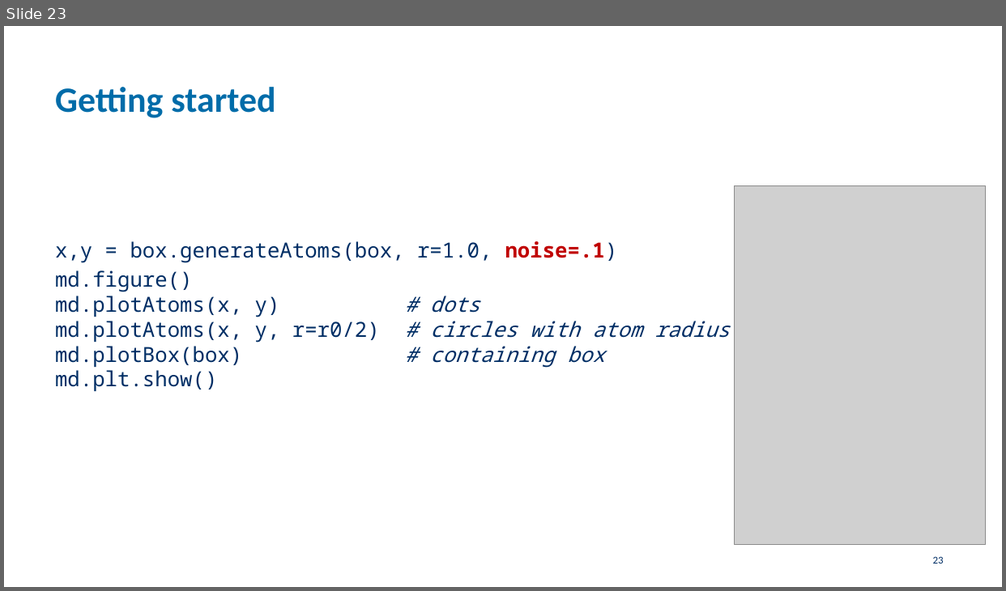
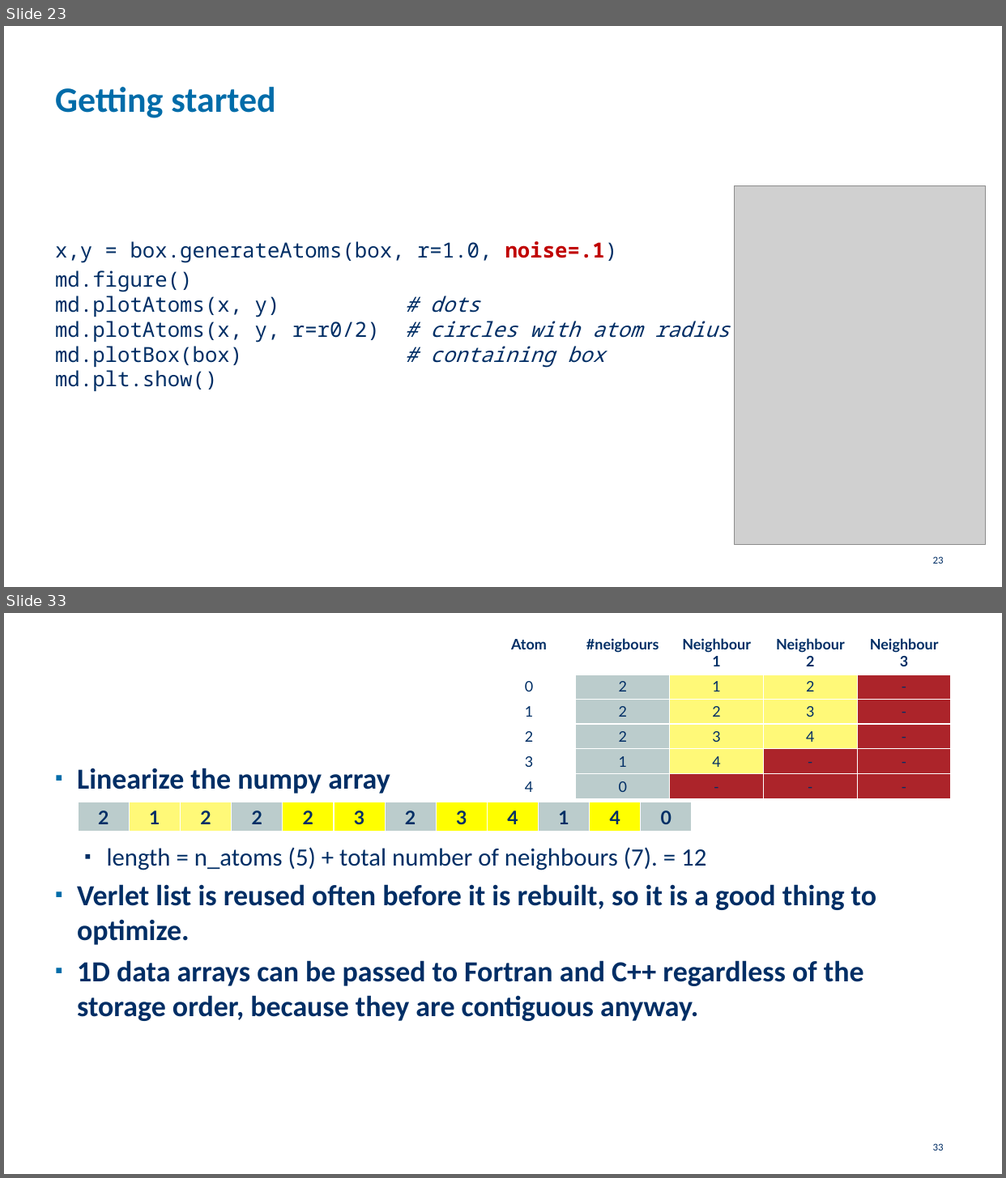
Before and after one commit to etijskens/pp, a slide deck: assignment-2021/assignment-2021.pptx. Shown one above the other, each under a label of ours: slide 23 before the commit, slides 23 and 33 after it; the slides between them are not shown. The pictures are 1006x591 and 1006x1178 pixels, drawn with LibreOffice and Linux fonts; fonts in the diff are those of the drawing; grey boxes stand for pictures; background and template pictures are left out. Boxes give left, top, right and bottom in pixels: in the first picture for what was removed or moved away, otherwise in the second. Text is boxed around its words. In the diff, an @@ line names an element or a change of style, - is before the commit and + after.

```diff
--- a/assignment-2021/assignment-2021.pptx
+++ b/assignment-2021/assignment-2021.pptx
@@ slide 33 added at [4,613,1002,1174], background #FFFFFF @@
@@ table added at [483,632,950,795], 6 rows, 5 columns @@
+Atom | #neigbours | Neighbour 1 | Neighbour 2 | Neighbour 3
+0 | 2 | 1 | 2 | -
+1 | 2 | 2 | 3 | -
+2 | 2 | 3 | 4 | -
+3 | 1 | 4 | - | -
+4 | 0 | - | - | -
@@ text added at [77,768,876,1021], 28 pt, text #002E65, bold @@
+▪ Linearize the numpy array
+  ▪ length = n_atoms (5) + total number of neighbours (7). = 12
+▪ Verlet list is reused often before it is rebuilt, so it is a good thing to optimize.
+▪ 1D data arrays can be passed to Fortran and C++ regardless of the storage order, because they are contiguous anyway.
@@ table added at [78,803,689,840], 1 rows, 12 columns @@
+2 | 1 | 2 | 2 | 2 | 3 | 2 | 3 | 4 | 1 | 4 | 0
@@ page number added at [933,1144,944,1151], 10 pt, text #002E65 @@
+33
```
Also in this commit, not shown: 9 other slides added, 2 other files.
